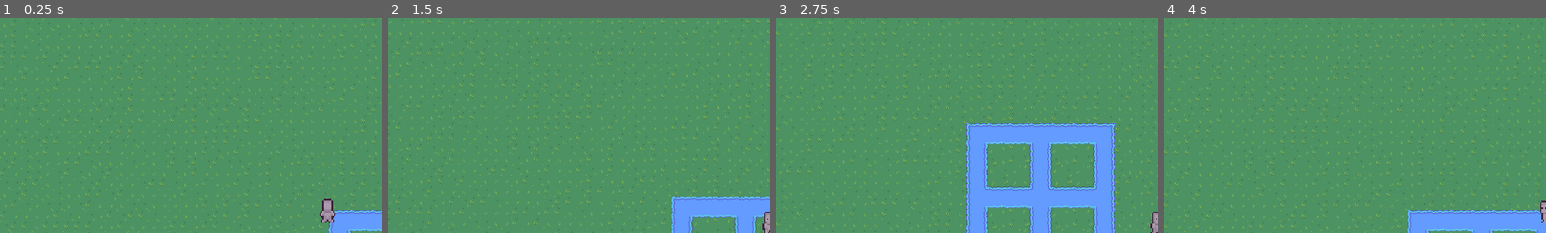
Above: before the commit, frames 1-4 (left to right).
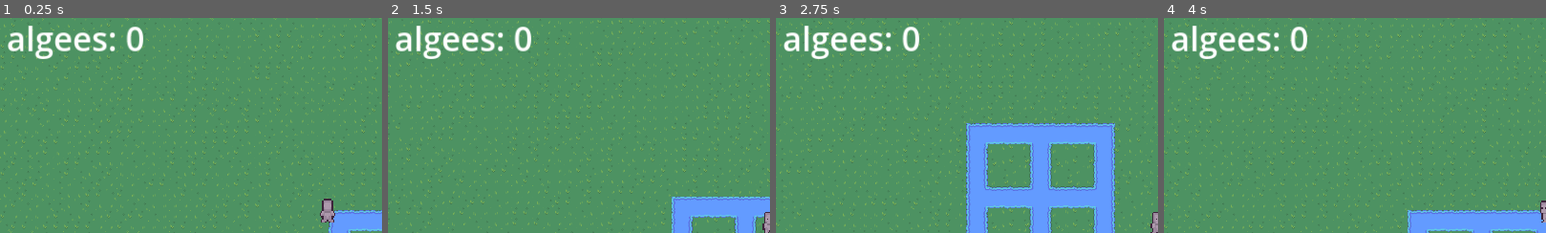
Above: after the commit, the same moments.

Repository: xLTJ/Fish-Game
Game: Godot game, scene res://World/world.tscn
Same seed, same stepped clock (60 frames per second), same inputs: the game is played once before the commit and once after it.
Inputs:
- Up to frame 1 (0.25 s): no input
- Up to frame 2 (1.5 s): tap Enter at 0.5 s; hold Right (move_right) 0.53-1.28 s; hold Down (move_down) from 1.28 s (still down)
- Up to frame 3 (2.75 s): release Down (move_down) at 2.03 s; hold Right (move_right) from 2.03 s (still down)
- Up to frame 4 (4 s): release Right (move_right) at 2.78 s; hold Up (move_up) 2.78-3.53 s; hold Left (move_left) from 3.53 s (still down)
The pictures show only the part of the screen within x 0-50%, y 2-52%; the shares and areas given below are measured in that part.

The runs differ from the first frame. In frame 1, 2.0% of the frame differs, in the area x 2-38%, y 3-20%; in frame 2, 2.0%; in frame 3, 2.0%; in frame 4, 2.0%.

Commit message:
algee HUD works

Diff:
--- /dev/null
+++ b/PlayerVariables.gd
@@ -0,0 +1,3 @@
+extends Node
+
+var algee_count = 0
--- /dev/null
+++ b/UI/HUD.gd
@@ -0,0 +1,20 @@
+extends CanvasLayer
+@onready var player_vars = get_node("/root/PlayerVariables")
+
+func show_algee_count(count):
+	$algeeCount.text = 'algees: ' + str(count)
+
+
+# Called when the node enters the scene tree for the first time.
+func _ready():
+	pass # Replace with function body.
+
+
+# Called every frame. 'delta' is the elapsed time since the previous frame.
+func _process(delta):
+	pass
+
+
+
+func _on_player_collected_algee():
+	show_algee_count(player_vars.algee_count)
--- /dev/null
+++ b/UI/HUD.tscn
@@ -0,0 +1,15 @@
+[gd_scene load_steps=2 format=3 uid="uid://c3y6rmbvhv1ym"]
+
+[ext_resource type="Script" path="res://UI/HUD.gd" id="1_sn3wd"]
+
+[node name="HUD" type="CanvasLayer"]
+script = ExtResource("1_sn3wd")
+
+[node name="algeeCount" type="Label" parent="."]
+offset_left = 10.0
+offset_top = 10.0
+offset_right = 219.0
+offset_bottom = 82.0
+theme_override_font_sizes/font_size = 50
+text = "algees: 0"
+horizontal_alignment = 1
--- a/World/world.gd
+++ b/World/world.gd
@@ -2,7 +2,7 @@
 @export var tilemap: TileMap
 @export var algee_scene: PackedScene
 
-var algee_count = 0
+@onready var player_vars = get_node("/root/PlayerVariables")
 
 func _on_algee_timer_timeout():
 	# creates a new instance of the Mob scene (so it basically creates the mob)
@@ -17,8 +17,8 @@
 
 
 func algee_collected():
-	algee_count += 1
-	print(algee_count)
+	player_vars.algee_count += 1
+	print(player_vars.algee_count)
 
 
 # Called when the node enters the scene tree for the first time.
--- a/World/world.tscn
+++ b/World/world.tscn
@@ -1,10 +1,11 @@
-[gd_scene load_steps=9 format=3 uid="uid://djssfj338n3yp"]
+[gd_scene load_steps=10 format=3 uid="uid://djssfj338n3yp"]
 
 [ext_resource type="Texture2D" uid="uid://dxadkkj6phutx" path="res://Art/RPG Nature Tileset.png" id="1_h3lnv"]
 [ext_resource type="Script" path="res://World/world.gd" id="1_msbv5"]
 [ext_resource type="PackedScene" uid="uid://bnalqmaj6fdg5" path="res://Player/player.tscn" id="1_r2kw7"]
 [ext_resource type="Script" path="res://World/TileMap.gd" id="3_a4ci0"]
 [ext_resource type="Script" path="res://World/follow cam.gd" id="3_m2p17"]
+[ext_resource type="PackedScene" uid="uid://c3y6rmbvhv1ym" path="res://UI/HUD.tscn" id="7_242bf"]
 [ext_resource type="PackedScene" uid="uid://dg717hhkupat6" path="res://Entities/algee.tscn" id="7_dvtk1"]
 
 [sub_resource type="TileSetAtlasSource" id="TileSetAtlasSource_p5tbp"]
@@ -595,5 +596,8 @@
 
 [node name="AlgeeTimer" type="Timer" parent="."]
 
+[node name="CanvasLayer" parent="." instance=ExtResource("7_242bf")]
+
 [connection signal="collected_algee" from="Player" to="." method="algee_collected"]
+[connection signal="collected_algee" from="Player" to="CanvasLayer" method="_on_player_collected_algee"]
 [connection signal="timeout" from="AlgeeTimer" to="." method="_on_algee_timer_timeout"]
--- a/global.gd
+++ b/global.gd
@@ -3,7 +3,7 @@
 
 # Called when the node enters the scene tree for the first time.
 func _ready():
-	Global.Player = self
+	pass
 
 
 # Called every frame. 'delta' is the elapsed time since the previous frame.
--- a/project.godot
+++ b/project.godot
@@ -18,6 +18,7 @@
 [autoload]
 
 Global="*res://global.gd"
+PlayerVariables="*res://PlayerVariables.gd"
 
 [display]
 
